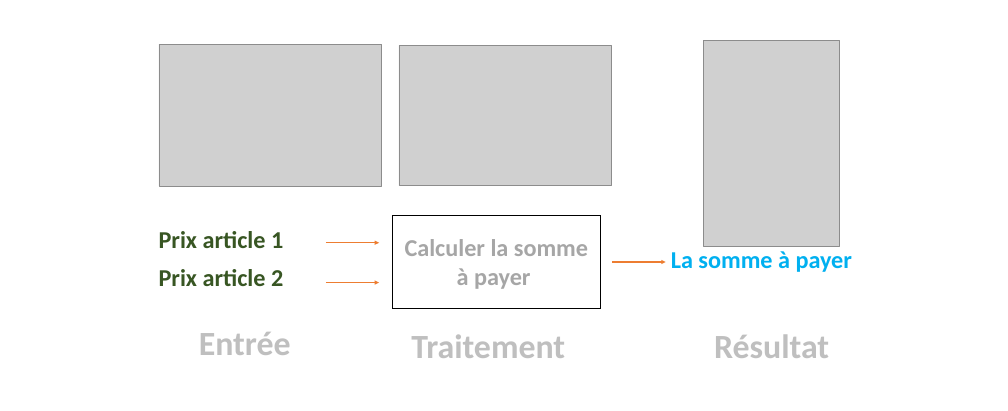
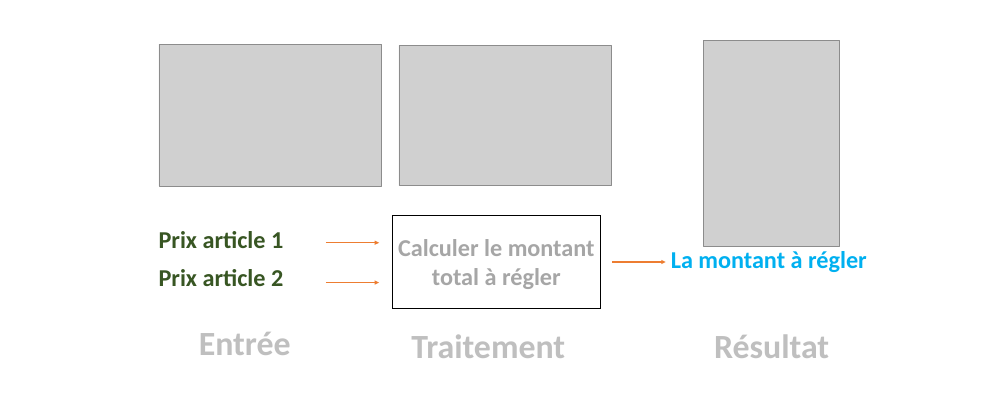
Before and after one commit to codeur-academy/algorithme, a slide deck: slide 1 of docs/images/2.2.Informatique/images-45-20.pptx. Drawn at 1008x411 pixels with LibreOffice and Linux fonts; fonts in the diff are those of the drawing; grey boxes stand for pictures. Boxes give left, top, right and bottom in pixels: in the first picture for what was removed or moved away, otherwise in the second. Text is boxed around its words. In the diff, an @@ line names an element or a change of style, - is before the commit and + after.

```diff
--- a/docs/images/2.2.Informatique/images-45-20.pptx
+++ b/docs/images/2.2.Informatique/images-45-20.pptx
@@ text in rectangle at box(398, 239, 595, 289): text changed @@
-Calculer la somme à payer
+Calculer le montant total à régler
@@ text at box(671, 251, 867, 272): text changed @@
-La somme à payer
+La montant à régler
```
Also in this commit, not shown: 20 other files.
